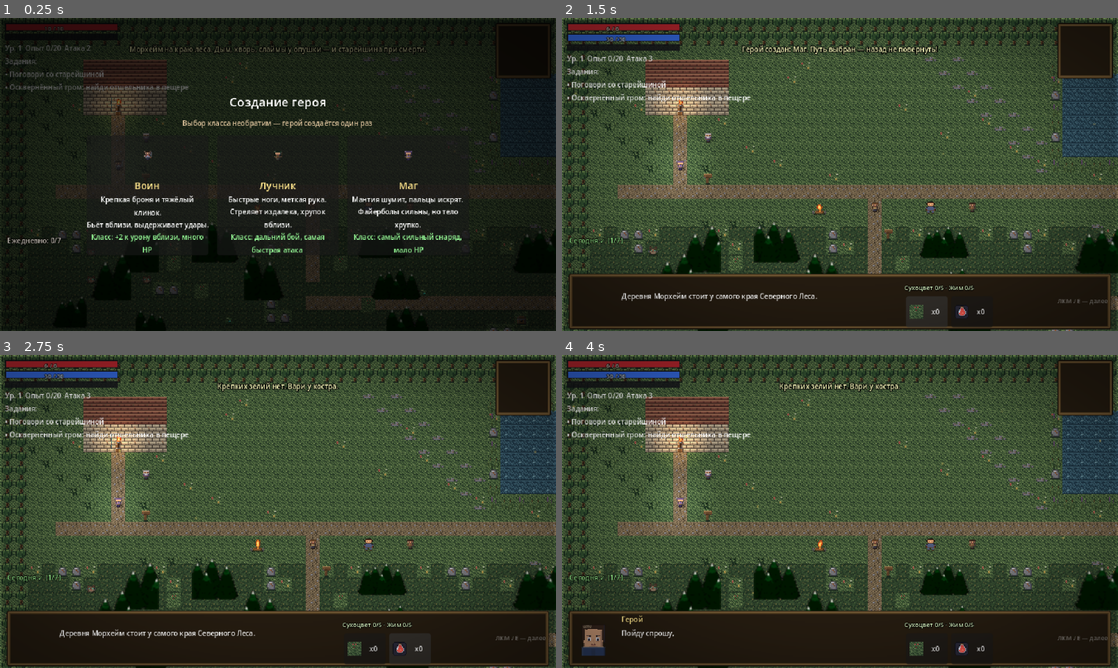
Above: before the commit, frames 1-4 (two rows, left to right).
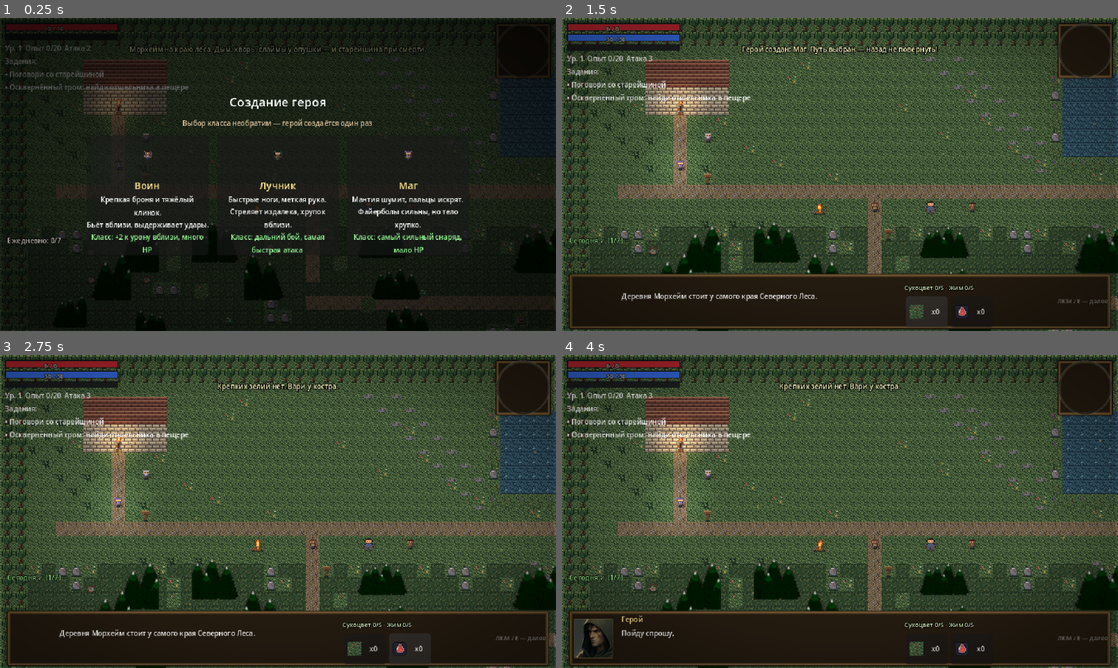
Above: after the commit, the same moments.

Repository: kgazha/shadows-of-the-northwood
Game: Godot game, scene res://scenes/main.tscn
The game is run twice, just before and just after one commit, with the same random seed, the same clock (stepped at 60 frames per second) and the same inputs.
Inputs (mouse positions are in pixels of both pictures, inside the frame that each line leads up to):
- Up to frame 1 (0.25 s): no input
- Up to frame 2 (1.5 s): tap Enter (ui_accept) at 0.5, 0.77 s; move the mouse to (962, 158) at 0.52 s; press the mouse at (962, 158) at 0.53 s; hold D (move_right) 0.53-1.25 s; release the mouse at (962, 158) at 1.25 s; click "x0" at 1.25 s
- Up to frame 3 (2.75 s): click "x0" at 2 s
- Up to frame 4 (4 s): tap Enter (ui_accept) at 2.75 s; drag from (728, 527) to (873, 545) at 2.77 s; move the mouse to (895, 442) at 3.52 s; hold D (move_right) from 3.53 s (still down); hold Q (potion) from 3.53 s (still down); click (895, 442) at 3.67 s

The runs differ from the first frame. In frame 2, less than 0.1% of the frame differs, in the area x 89-99%, y 1-20%; in frame 3, less than 0.1%; in frame 4, 0.7%, in the area x 2-99%, y 1-97%.

Commit message:
Портреты всех 7 NPC в диалоги, живые иконки скиллов, бумажная кромка журнала и бронзовое кольцо миникарты — полная глубина цвета, геометрия слотов прежняя

Diff:
--- a/pixel-rpg/scripts/hud.gd
+++ b/pixel-rpg/scripts/hud.gd
@@ -21,9 +21,19 @@
 # (world.gd не правим) — ключом диалога служит поле who: в dialogues*.json все
 # реплики старейшины идут с who="elder" (ключи elder_quest/elder_progress/
 # elder_after_N и т.д.), поэтому маппинг — по префиксу ключа. Реплик
-# старейшины в intro нет (там только narr/hero) — слот скрыт. Остальные NPC в
-# словаре отсутствуют: слот просто скрыт (скелет под будущие портреты).
-const NPC_PORTRAITS := {"elder": "res://assets/portraits/elder.png"}
+# старейшины в intro нет (там только narr/hero) — слот скрыт.
+# Волна 3 «Живая стилистика»: портреты всех 7 говорящих NPC (112 px, полная
+# глубина цвета, без квантизации) — сгенерированный арт из D:\images\roguelike,
+# кроп по лицу, LANCZOS. narr остаётся безликим (маппинг по begins_with).
+const NPC_PORTRAITS := {
+	"elder": "res://assets/portraits/elder.png",
+	"merchant": "res://assets/portraits/merchant.png",
+	"smith": "res://assets/portraits/smith.png",
+	"farmer": "res://assets/portraits/farmer.png",
+	"hermit": "res://assets/portraits/hermit.png",
+	"witch": "res://assets/portraits/witch.png",
+	"hero": "res://assets/portraits/hero.png",
+}
 const PORTRAIT_SLOT := 48  # фикс. ширина слота портрета в окне диалога, px
 
 const SLOT := 28.0  # размер слота иконки скилла
--- a/pixel-rpg/scripts/journal.gd
+++ b/pixel-rpg/scripts/journal.gd
@@ -67,6 +67,22 @@
 	_panel.offset_bottom = 110
 	if _frame_tex != null:
 		_panel.add_theme_stylebox_override("panel", _ui_frame_style(6.0))
+	# волна 3 «Живая стилистика»: бумажная кромка пергамента по краю окна —
+	# наложенный 9-patch ПЕРВЫМ ребёнком PanelContainer: рисуется под контентом,
+	# все дети панели и так получают один и тот же full-rect, min_size = 0,
+	# поэтому позиции текста/списков не сдвигаются ни на пиксель
+	if ResourceLoader.exists("res://assets/ui/decor_paper_edge.png"):
+		var paper := NinePatchRect.new()
+		paper.name = "PaperEdge"
+		paper.texture = load("res://assets/ui/decor_paper_edge.png")
+		paper.patch_margin_left = 24.0
+		paper.patch_margin_top = 24.0
+		paper.patch_margin_right = 24.0
+		paper.patch_margin_bottom = 24.0
+		paper.set_anchors_preset(Control.PRESET_FULL_RECT)
+		paper.mouse_filter = Control.MOUSE_FILTER_IGNORE
+		paper.texture_filter = CanvasItem.TEXTURE_FILTER_LINEAR
+		_panel.add_child(paper)
 	var vb := VBoxContainer.new()
 	vb.add_theme_constant_override("separation", 3)
 	_panel.add_child(vb)
--- a/pixel-rpg/scripts/minimap.gd
+++ b/pixel-rpg/scripts/minimap.gd
@@ -39,6 +39,7 @@
 
 const CFG_PATH := "user://minimap_cfg.json"
 const FRAME_PATH := "res://assets/ui/panel_frame.png"
+const BRONZE_PATH := "res://assets/ui/decor_minimap_bronze.png"
 const SIZE := 64.0          # весь радар с рамкой, px (внутреннее поле 64 - 2*FRAME)
 const FRAME := 4.0          # толщина 9-slice рамки (Kenney: регион 32, поля 4)
 const PAD := 6.0            # отступ от правого верхнего угла экрана (как HUD-полосы)
@@ -401,6 +402,20 @@
 			sb = flat
 		_frame.add_theme_stylebox_override("panel", sb)
 		add_child(_frame)
+		# волна 3: бронзовое кольцо поверх деревянной рамы. Ребёнок радара с
+		# mouse_filter IGNORE — paint(), позиция и размеры радара не трогает;
+		# прозрачная дырка в текстуре равна внутреннему полю (tex r~56/128)
+		if ResourceLoader.exists(Minimap.BRONZE_PATH):
+			var ring := TextureRect.new()
+			ring.texture = load(Minimap.BRONZE_PATH)
+			ring.expand_mode = TextureRect.EXPAND_IGNORE_SIZE
+			ring.stretch_mode = TextureRect.STRETCH_SCALE
+			ring.texture_filter = CanvasItem.TEXTURE_FILTER_LINEAR
+			ring.mouse_filter = Control.MOUSE_FILTER_IGNORE
+			ring.set_anchors_preset(Control.PRESET_FULL_RECT)
+			add_child(ring)
+		else:
+			push_warning("Нет ассета: %s — миникарта без бронзового кольца" % Minimap.BRONZE_PATH)
 
 	func _draw() -> void:
 		if mm != null:
Binary file changed: pixel-rpg/assets/portraits/elder.png
Binary file added: pixel-rpg/assets/portraits/farmer.png
Not shown, added: pixel-rpg/assets/portraits/farmer.png.import
Binary file added: pixel-rpg/assets/portraits/hermit.png
Not shown, added: pixel-rpg/assets/portraits/hermit.png.import
Binary file added: pixel-rpg/assets/portraits/hero.png
Not shown, added: pixel-rpg/assets/portraits/hero.png.import
Binary file added: pixel-rpg/assets/portraits/merchant.png
Not shown, added: pixel-rpg/assets/portraits/merchant.png.import
Binary file added: pixel-rpg/assets/portraits/smith.png
Not shown, added: pixel-rpg/assets/portraits/smith.png.import
Binary file added: pixel-rpg/assets/portraits/witch.png
(and 6 more such lines)
